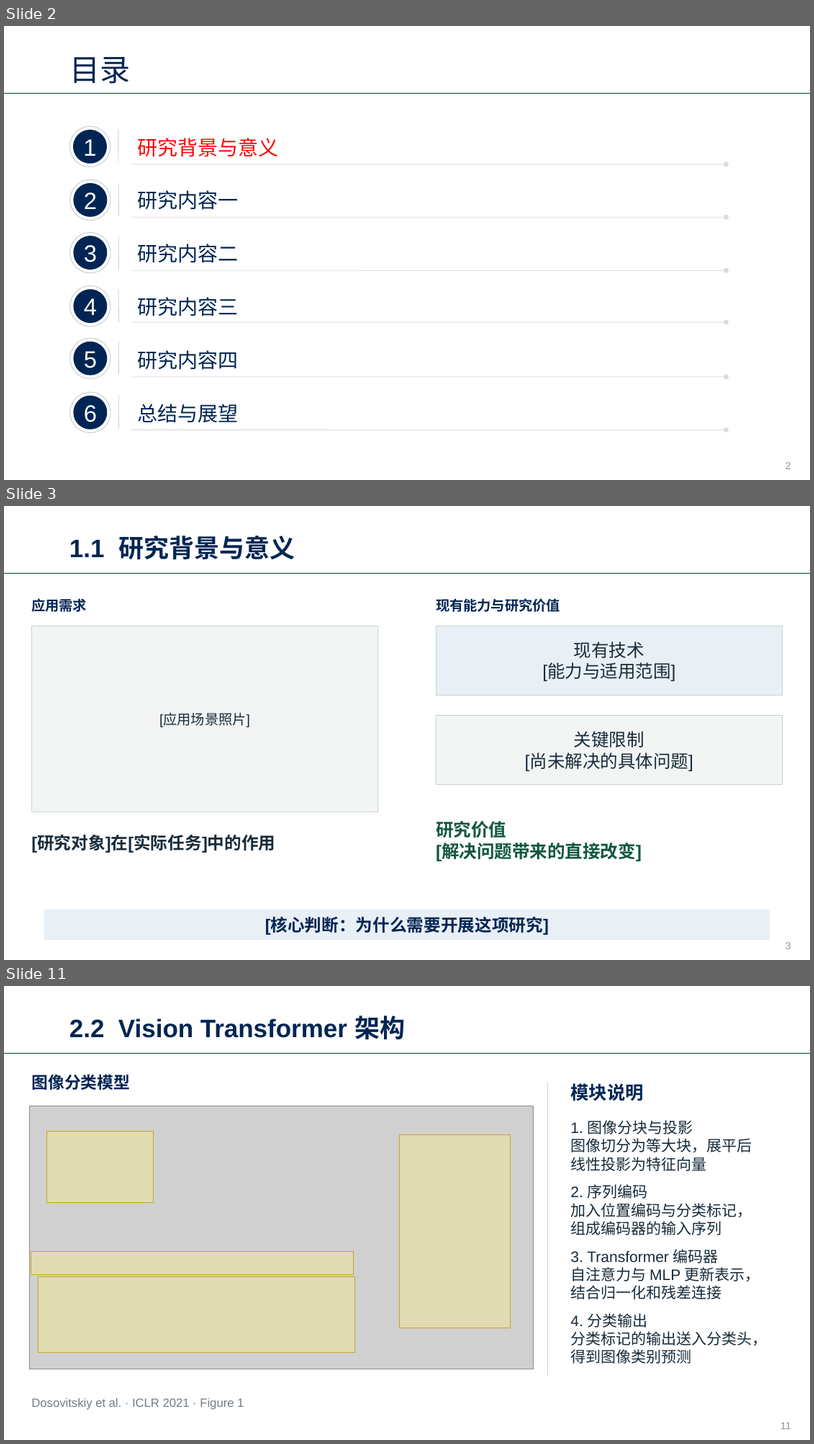
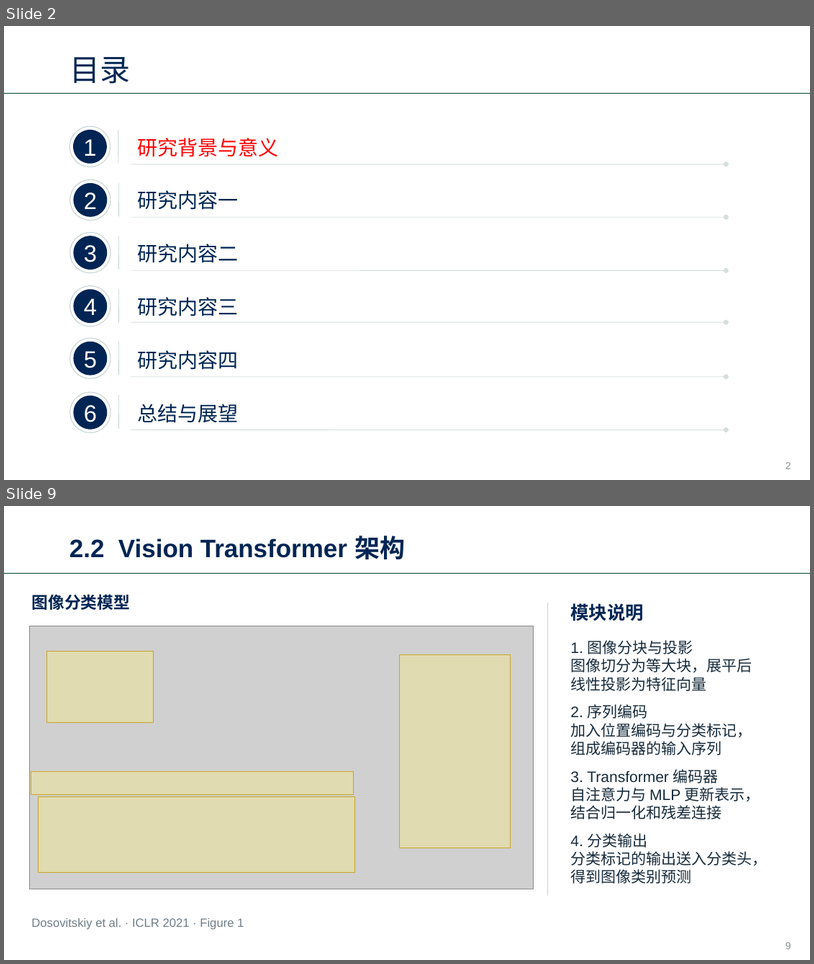
Before and after one commit to haodijia/whu-ppt-skill, a slide deck: assets/whu-template.pptx. Shown one above the other, each under a label of ours: slides 2, 3 and 11 before the commit, slides 2 and 9 after it; the slides between them are not shown. The pictures are 814x1444 and 814x964 pixels, drawn with LibreOffice and Linux fonts; fonts in the diff are those of the drawing; grey boxes stand for pictures; background and template pictures are left out. Boxes give left, top, right and bottom in pixels: in the first picture for what was removed or moved away, otherwise in the second. Text is boxed around its words. In the diff, an @@ line names an element or a change of style, - is before the commit and + after.

```diff
--- a/assets/whu-template.pptx
+++ b/assets/whu-template.pptx
@@ slide 3 removed at box(4, 506, 810, 960), background #FFFFFF; not listed: 1 template element that a slide beside it also shows @@
@@ text removed at box(70, 536, 295, 559) @@
-1.1 研究背景与意义
@@ text removed at box(31, 598, 87, 612) @@
-应用需求
@@ text removed at box(436, 598, 561, 612) @@
-现有能力与研究价值
@@ rectangle removed at box(32, 626, 378, 811) @@
-[应用场景照片]
@@ rectangle removed at box(437, 626, 783, 695) @@
-现有技术
-[能力与适用范围]
@@ rectangle removed at box(437, 716, 783, 785) @@
-关键限制
-[尚未解决的具体问题]
@@ text removed at box(436, 821, 642, 861) @@
-研究价值
-[解决问题带来的直接改变]
@@ text removed at box(31, 835, 275, 852) @@
-[研究对象]在[实际任务]中的作用
@@ rectangle removed at box(44, 909, 771, 939) @@
-[核心判断：为什么需要开展这项研究]
@@ page number removed at box(786, 942, 792, 949) @@
-3
@@ what was slide 11 is now slide 9 @@
@@ page number at box(786, 942, 792, 949): text changed @@
-11
+9
```
Also in this commit, not shown: 13 slides added, 14 other slides removed, 34 other files.
